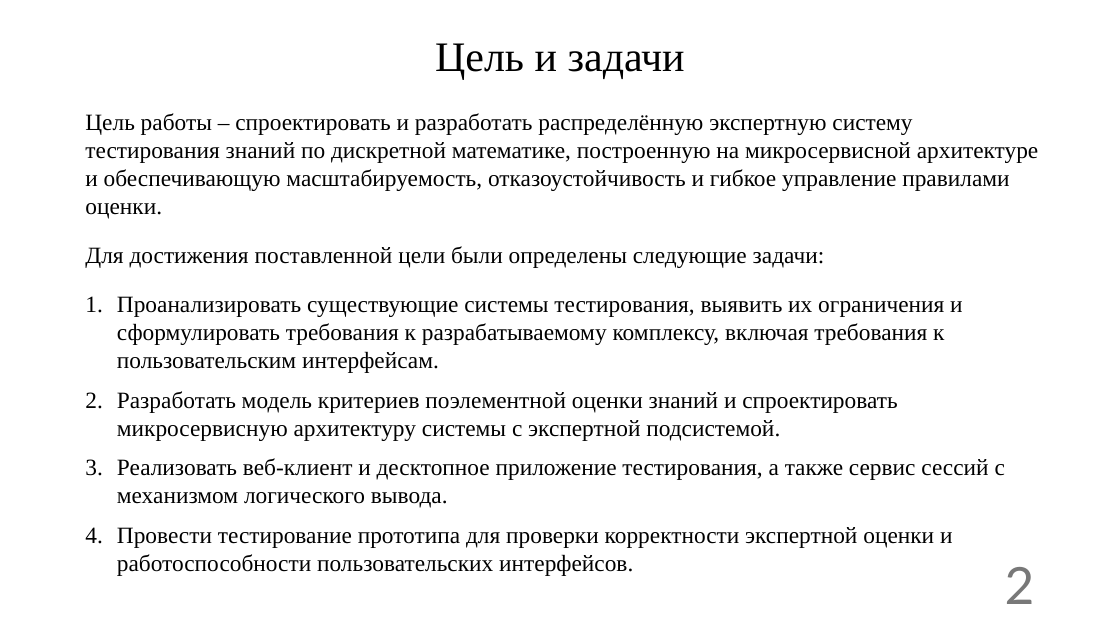
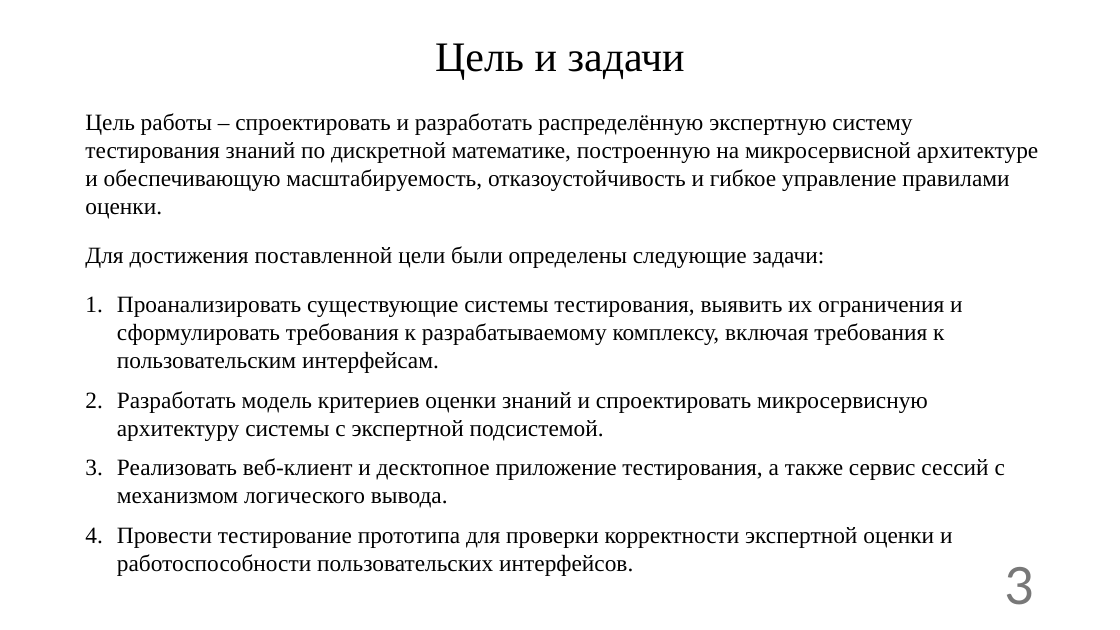
Before and after one commit to Deathlimit/Expert_system_KubSU, a slide deck: slide 3 of Expert_System_presentation.pptx (slide 2 before the commit). Drawn at 1120x630 pixels with LibreOffice and Linux fonts; fonts in the diff are those of the drawing. Boxes give left, top, right and bottom in pixels: in the first picture for what was removed or moved away, otherwise in the second. Text is boxed around its words. In the diff, an @@ line names an element or a change of style, - is before the commit and + after.

Commit message:
presentation update

```diff
--- a/Expert_System_presentation.pptx
+++ b/Expert_System_presentation.pptx
@@ text at <box>117,391,928,441</box>: text changed @@
-2. Разработать модель критериев поэлементной оценки знаний и спроектировать микросервисную архитектуру системы с экспертной подсистемой.
+2. Разработать модель критериев оценки знаний и спроектировать микросервисную архитектуру системы с экспертной подсистемой.
@@ page number at <box>1005,567,1035,605</box>: text changed @@
-2
+3
```
Also in this commit, not shown: 12 other slides changed, 4 slides added.
